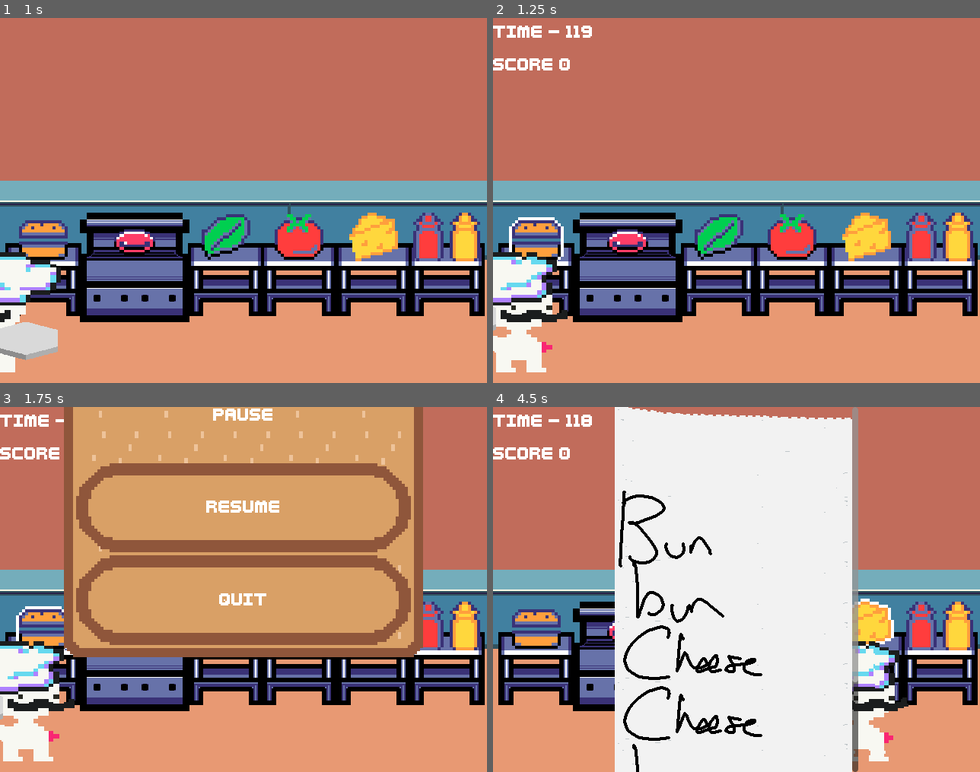
Above: before the commit, frames 1-4 (two rows, left to right).
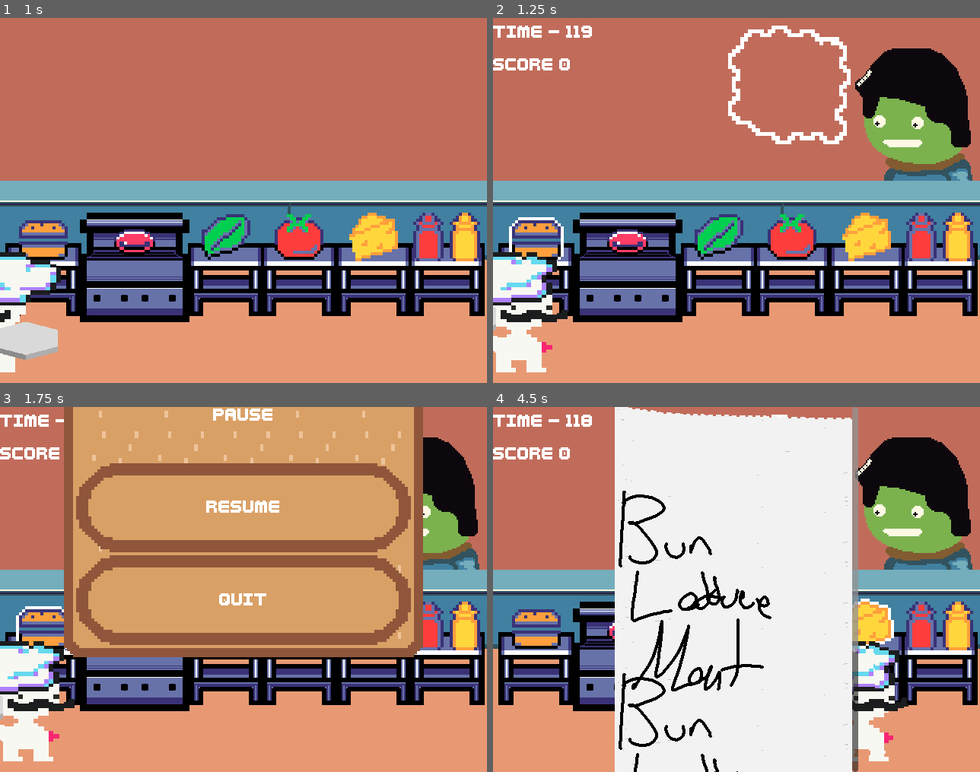
Above: after the commit, the same moments.

Repository: LettucePie/burgert
Game: Godot game, scene res://scenes/play.tscn
Two runs of this game, one before a commit and one after it. Both use one fixed random seed, a clock stepped at 60 frames per second and the inputs below.
Inputs:
- Up to frame 1 (1 s): click "Play" at 0.5 s
- Up to frame 2 (1.25 s): no input
- Up to frame 3 (1.75 s): tap Enter (menu) at 1.25 s; hold Right (right) from 1.28 s (still down); tap Z (confirm) at 1.35 s
- Up to frame 4 (4.5 s): release Right (right) at 2.03 s; hold Down (down) 2.03-2.75 s; tap C (special1) at 2.1, 4.35 s; click "RESUME" at 2.75 s; hold Right (right) 3.53-4.28 s; tap Z (confirm) at 3.6 s; hold Up (up) from 4.28 s (still down)

Frame 1 is identical in both runs. In frame 2, 8.2% of the frame differs, in the area x 48-99%, y 2-45%; in frame 3, 3.5%; in frame 4, 10%, in the area x 25-99%, y 2-100%.

Commit message:
customers are chosen and provide orders

Diff:
--- a/scenes/game/game.gd
+++ b/scenes/game/game.gd
@@ -75,8 +75,9 @@
 
 func make_new_order():
 	current_order.clear()
-	current_order = generate_order(1)
-	current_order_position = randi_range(0, 3)
+	#current_order = generate_order(1)
+	#current_order_position = randi_range(0, 3)
+	current_order = kitchen.pick_customer()
 	## TODO transition burger portal display from HUD to Kitchen. Keep Order List
 	#kitchen.update_burger_portal()
 	#hud.push_burger_build(current_order, current_order_position)
--- a/scenes/game/kitchen.gd
+++ b/scenes/game/kitchen.gd
@@ -4,7 +4,7 @@
 @export var customer_burger_portal : BurgerPortal
 @export var customers_node : Node2D
 var customers : Array[Customer] = []
-var current_customer : Customer
+var current_customer : Customer = null
 var past_customers : Array[Customer]
 
 
@@ -18,12 +18,38 @@
 		c.hide()
 
 
-func pick_customer():
-	pass
+func pick_customer() -> PackedStringArray:
+	var result : PackedStringArray = []
 
+	## Deliberate which Customer to randomly pick.
+	randomize()
+	if current_customer == null:
+		current_customer = customers.pick_random()
+	else:
+		## Cleanup Previous Customer
+		past_customers.append(current_customer)
+		current_customer.hide()
 
-func push_burger_build(build : PackedStringArray):
-	pass
+		if current_customer.consecutive_orders > 1 \
+		and past_customers.size() >= current_customer.consecutive_orders:
+			var satisfied : bool = true
+			for i in current_customer.consecutive_orders:
+				var index : int = past_customers.size() - i
+				if past_customers[index] != current_customer:
+					satisfied = false
+			if satisfied:
+				var altered_list : Array[Customer] = customers.duplicate()
+				altered_list.erase(current_customer)
+				current_customer = altered_list.pick_random()
+		else:
+			current_customer = customers.pick_random()
+
+	## Pick one of their orders randomly.
+	current_customer.show()
+	result = current_customer.orders.pick_random()
+	customer_burger_portal.burger.assemble_burger_build(result)
+
+	return result
 
 
 func reveal_customer(customer : Customer):
--- a/scenes/game/kitchen_a.tscn
+++ b/scenes/game/kitchen_a.tscn
@@ -53,9 +53,6 @@
 [ext_resource type="Texture2D" uid="uid://crbnqpyawunif" path="res://assets/sprites/game/customers/customers__14.png" id="32_6wy5e"]
 [ext_resource type="AudioStream" uid="uid://b7mlseuejtsff" path="res://assets/sound/Audio 14.wav" id="33_cx7vi"]
 
-[sub_resource type="RectangleShape2D" id="RectangleShape2D_lr1xd"]
-size = Vector2(128, 127)
-
 [sub_resource type="ViewportTexture" id="ViewportTexture_gp2sq"]
 viewport_path = NodePath(".")
 script = ExtResource("6_b3mif")
@@ -65,12 +62,12 @@
 radius = 78.0
 
 [sub_resource type="ViewportTexture" id="ViewportTexture_2j35s"]
-viewport_path = NodePath(".")
+viewport_path = NodePath("burger_portal")
 script = ExtResource("6_b3mif")
 viewport_path_again = NodePath("../../../burger_portal")
 
 [sub_resource type="ViewportTexture" id="ViewportTexture_m8mrc"]
-viewport_path = NodePath(".")
+viewport_path = NodePath("burger_portal")
 script = ExtResource("6_b3mif")
 viewport_path_again = NodePath("../../../burger_portal")
 
@@ -90,6 +87,7 @@
 customers_node = NodePath("customers")
 
 [node name="burger_portal" parent="." instance=ExtResource("2_ng540")]
+rotating_burger = true
 
 [node name="bg" type="Sprite2D" parent="."]
 position = Vector2(320, 240)
@@ -97,38 +95,6 @@
 texture = ExtResource("2_n5ebe")
 
 [node name="customers" type="Node2D" parent="."]
-
-[node name="spot_1" type="Area2D" parent="customers" groups=["Target_Area"]]
-visible = false
-position = Vector2(89, 88)
-
-[node name="CollisionShape2D" type="CollisionShape2D" parent="customers/spot_1"]
-position = Vector2(0, 0.5)
-shape = SubResource("RectangleShape2D_lr1xd")
-
-[node name="spot_2" type="Area2D" parent="customers" groups=["Target_Area"]]
-visible = false
-position = Vector2(222, 88)
-
-[node name="CollisionShape2D" type="CollisionShape2D" parent="customers/spot_2"]
-position = Vector2(0, 0.5)
-shape = SubResource("RectangleShape2D_lr1xd")
-
-[node name="spot_3" type="Area2D" parent="customers" groups=["Target_Area"]]
-visible = false
-position = Vector2(351, 88)
-
-[node name="CollisionShape2D" type="CollisionShape2D" parent="customers/spot_3"]
-position = Vector2(0, 0.5)
-shape = SubResource("RectangleShape2D_lr1xd")
-
-[node name="spot_4" type="Area2D" parent="customers" groups=["Target_Area"]]
-visible = false
-position = Vector2(483, 88)
-
-[node name="CollisionShape2D" type="CollisionShape2D" parent="customers/spot_4"]
-position = Vector2(0, 0.5)
-shape = SubResource("RectangleShape2D_lr1xd")
 
 [node name="Tommy" type="Area2D" parent="customers" node_paths=PackedStringArray("burger_portal_sprite", "sound_player")]
 visible = false
@@ -383,7 +349,6 @@
 stream = ExtResource("22_dstdj")
 
 [node name="Dancer" type="Area2D" parent="customers" node_paths=PackedStringArray("burger_portal_sprite", "sound_player")]
-visible = false
 script = ExtResource("3_488ky")
 customer_name = "Dancer"
 orders = Array[PackedStringArray]([PackedStringArray("Bun", "Meat", "Bun Top"), PackedStringArray("Bun", "Meat", "Bun", "Meat", "Bun Top"), PackedStringArray("Lettuce")])
@@ -514,6 +479,7 @@
 stream = ExtResource("31_421yl")
 
 [node name="Anxiety" type="Area2D" parent="customers" node_paths=PackedStringArray("burger_portal_sprite", "sound_player")]
+visible = false
 script = ExtResource("3_488ky")
 customer_name = "Anxiety"
 orders = Array[PackedStringArray]([PackedStringArray("Bun", "Bun Top")])
Not shown: 1 places in scenes/game/kitchen_a.tscn that only renumber resources
